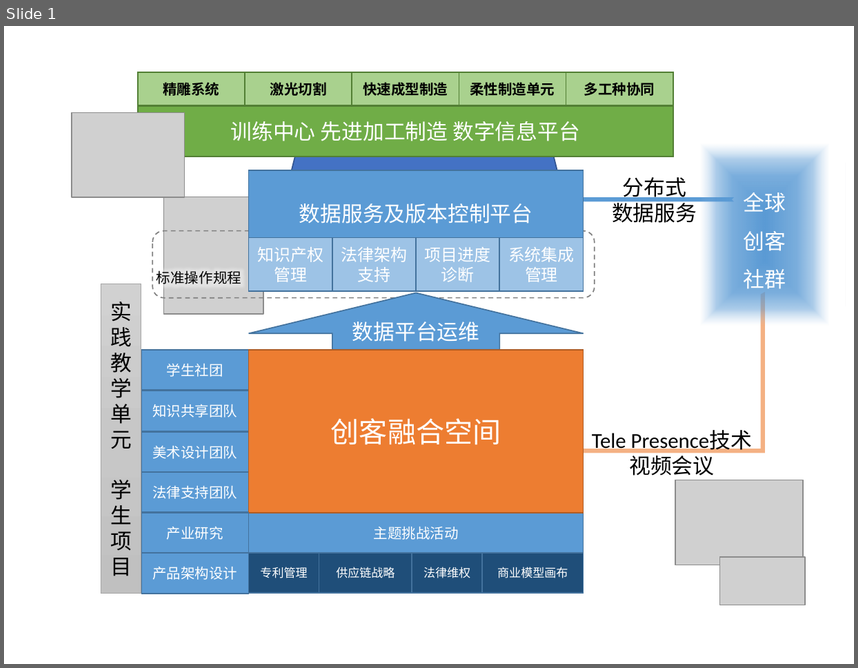
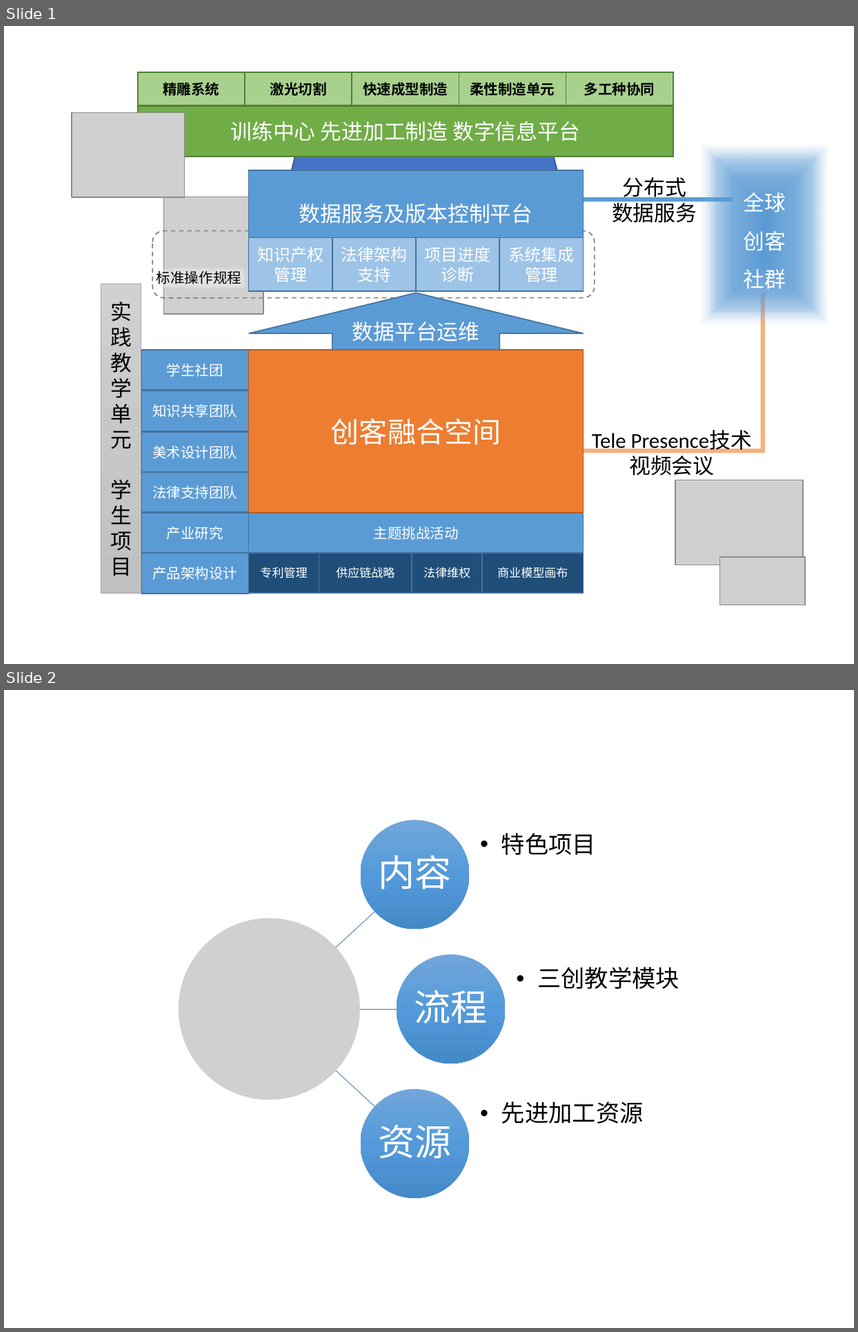
Before and after one commit to woodyme/i.center_my_workzone, a slide deck: 训练中心创客交叉融合空间建设/doc/创客融合空间运行模式.pptx. Shown one above the other, each under a label of ours: slide 1 before the commit, slides 1 and 2 after it. The pictures are 858x668 and 858x1332 pixels, drawn with LibreOffice and Linux fonts; fonts in the diff are those of the drawing; grey boxes stand for pictures. Boxes give left, top, right and bottom in pixels: in the first picture for what was removed or moved away, otherwise in the second. Text is boxed around its words. In the diff, an @@ line names an element or a change of style, - is before the commit and + after.

```diff
--- a/训练中心创客交叉融合空间建设/doc/创客融合空间运行模式.pptx
+++ b/训练中心创客交叉融合空间建设/doc/创客融合空间运行模式.pptx
@@ slide 2 added at [4,690,854,1328], background #FFFFFF @@
@@ group added at [179,820,680,1198]: 6 texts, 3 freeform shapes, 3 ellipses, 1 picture @@
+内容
+  •• 特色项目
+流程
+  •• 三创教学模块
+资源
+  •• 先进加工资源
```
Also in this commit, not shown: 4 slides changed, 2 other files.
